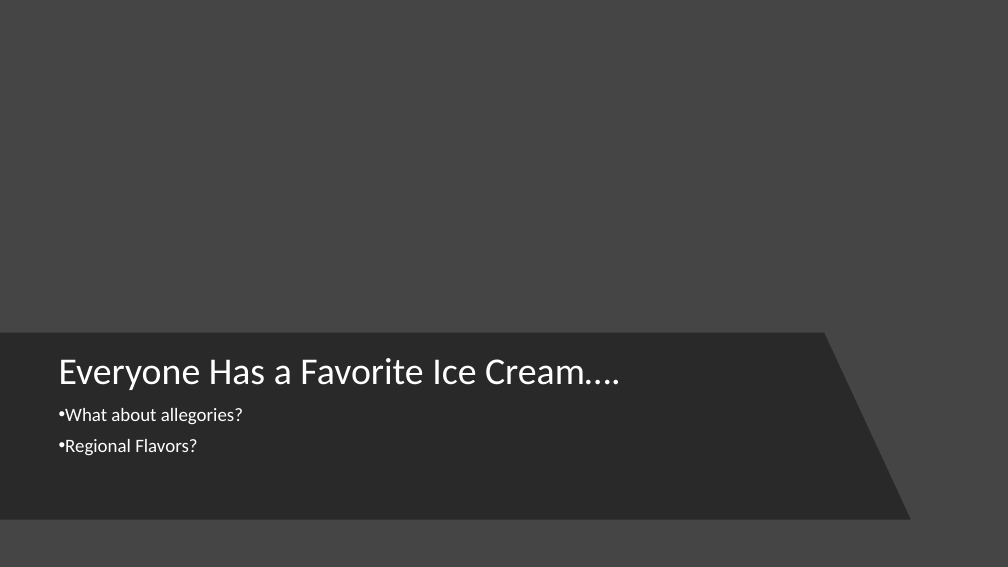
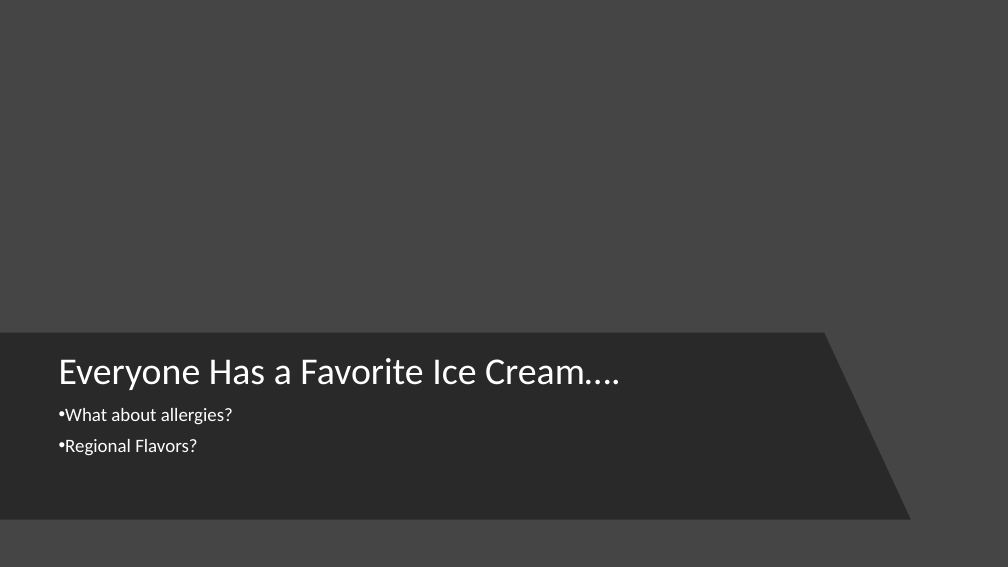
Before and after one commit to JFolberth/Azure_IaC_Flavors, a slide deck: slide 5 of documentation/presentation/Azure _IaC_Flavors.pptx (slide 4 before the commit). Drawn at 1008x567 pixels with LibreOffice and Linux fonts; fonts in the diff are those of the drawing; background and template pictures are left out. Boxes give left, top, right and bottom in pixels: in the first picture for what was removed or moved away, otherwise in the second. Text is boxed around its words. In the diff, an @@ line names an element or a change of style, - is before the commit and + after.

```diff
--- a/documentation/presentation/Azure _IaC_Flavors.pptx
+++ b/documentation/presentation/Azure _IaC_Flavors.pptx
@@ text at [65, 408, 233, 425]: text changed @@
-• What about allegories?
+• What about allergies?
```
Also in this commit, not shown: 11 other slides changed, 2 slides added, 3 other files.
